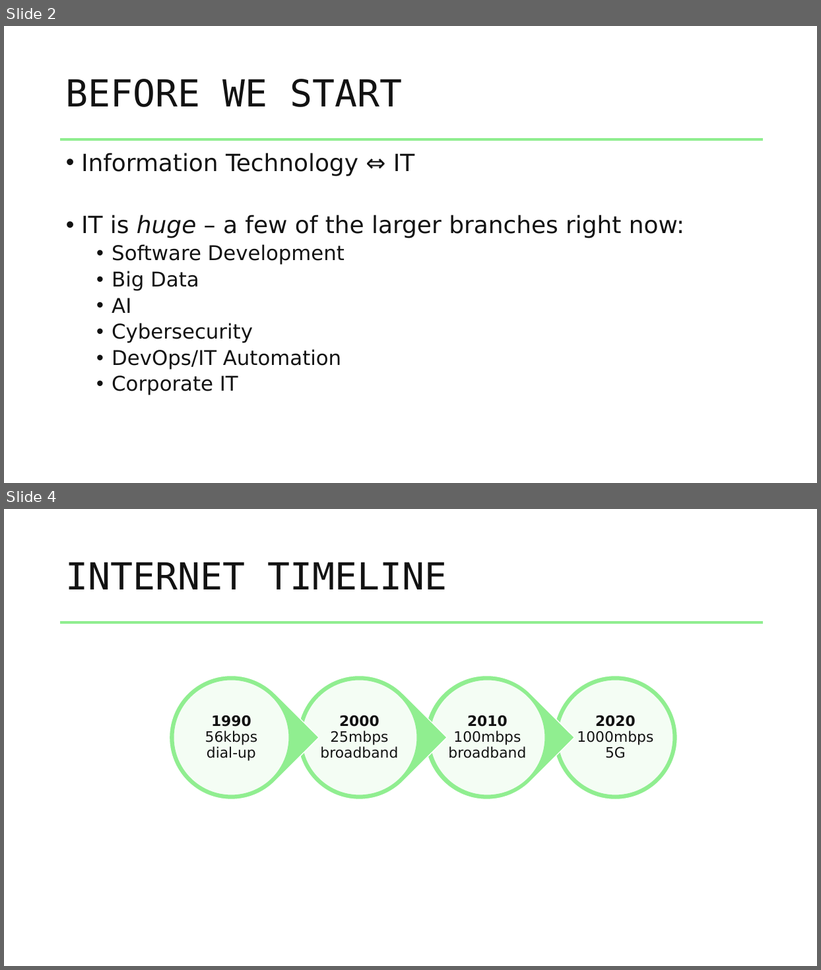
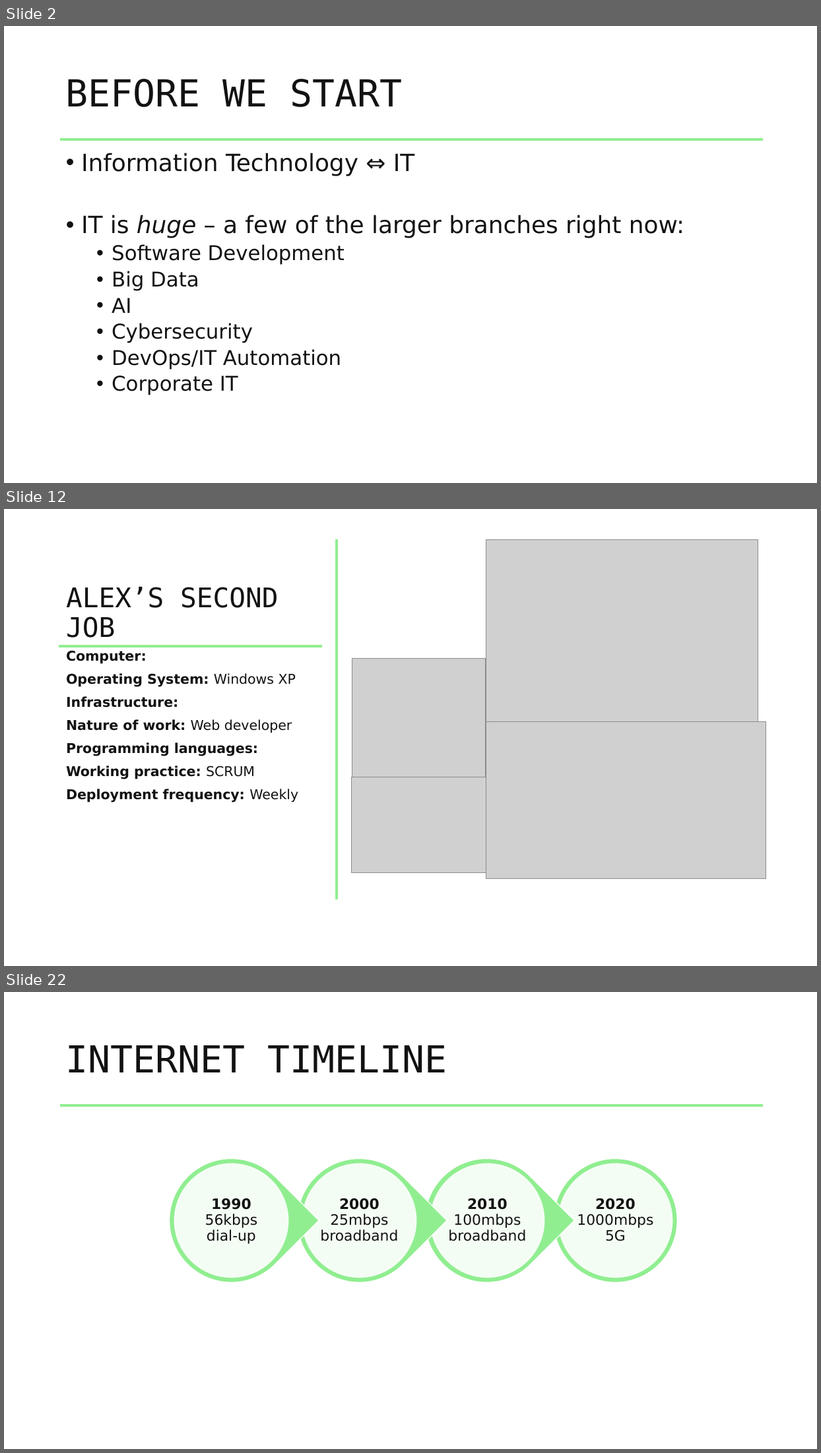
Before and after one commit to benchiverton/Blog, a slide deck: src/BenChiverton.Blog/Resources/Downloads/evolution_of_IT/evolution_of_IT.pptx. Shown one above the other, each under a label of ours: slides 2 and 4 before the commit, slides 2, 12 and 22 after it; the slides between them are not shown. The pictures are 821x970 and 821x1453 pixels, drawn with LibreOffice and Linux fonts; fonts in the diff are those of the drawing; grey boxes stand for pictures. Boxes give left, top, right and bottom in pixels: in the first picture for what was removed or moved away, otherwise in the second. Text is boxed around its words. In the diff, an @@ line names an element or a change of style, - is before the commit and + after.

```diff
--- a/src/BenChiverton.Blog/Resources/Downloads/evolution_of_IT/evolution_of_IT.pptx
+++ b/src/BenChiverton.Blog/Resources/Downloads/evolution_of_IT/evolution_of_IT.pptx
@@ slide 12 added at [4, 509, 817, 966], background #FFFFFF @@
@@ line added from (337, 539) to (337, 900), #90EE90 3 pt @@
@@ picture added at [486, 539, 758, 722] @@
@@ title added at [66, 586, 278, 638], 32 pt, text #121212 @@
+ALEX’S SECOND JOB
@@ line added from (59, 646) to (322, 646), #90EE90 3 pt @@
@@ text added at [66, 650, 298, 803], 16 pt, text #121212, bold @@
+Computer:
+Operating System: Windows XP
+Infrastructure:
+Nature of work: Web developer
+Programming languages:
+Working practice: SCRUM
+Deployment frequency: Weekly
@@ picture added at [352, 658, 485, 778] @@
@@ picture added at [486, 722, 766, 879] @@
@@ picture added at [352, 778, 499, 873] @@
@@ what was slide 4 is now slide 22 @@
```
Also in this commit, not shown: 8 slides changed, 14 other slides added, 3 slides removed.
